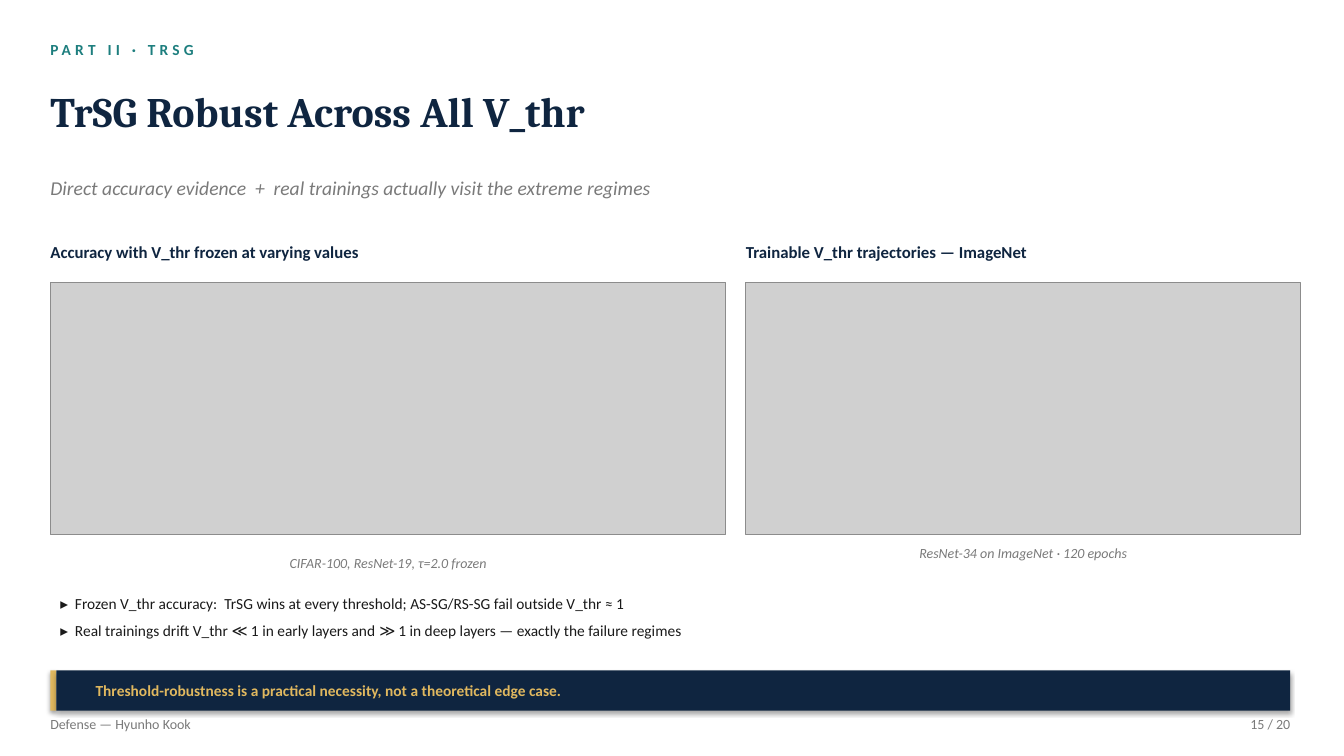
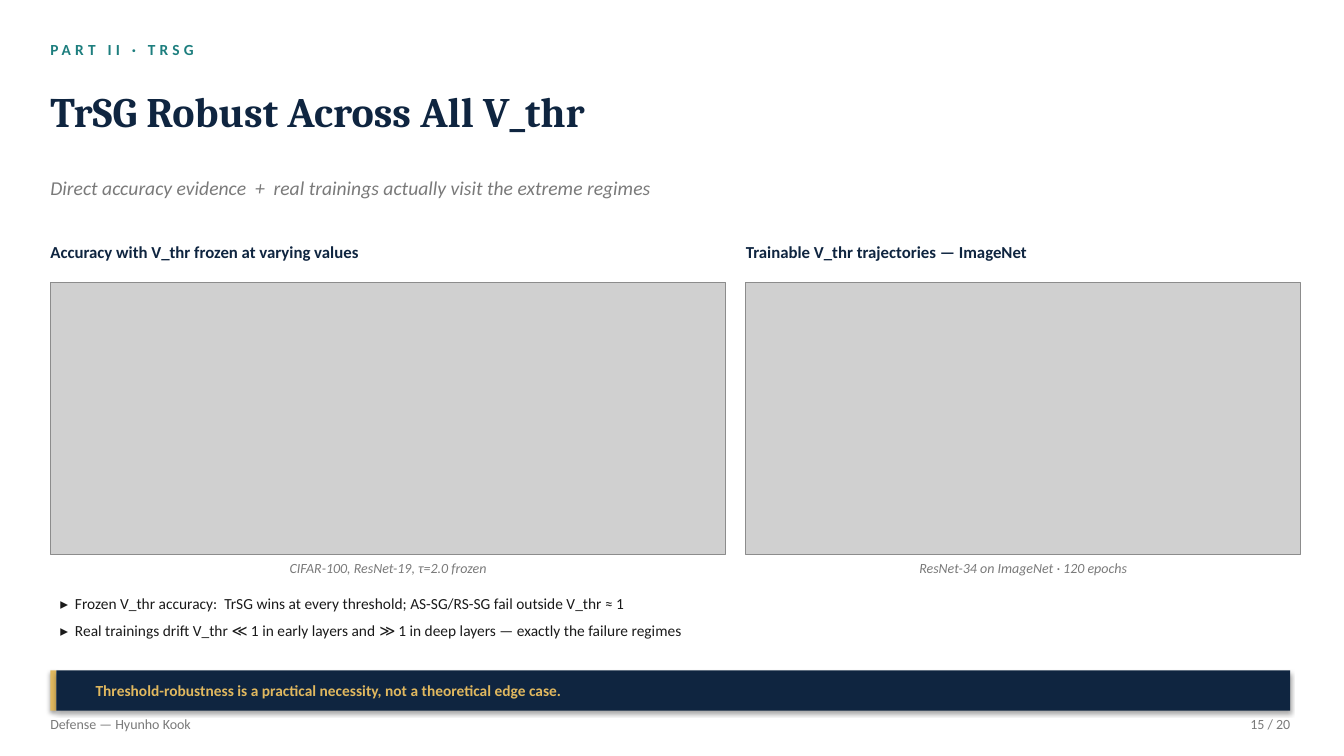
Before and after one commit to kookhh0827/POSTECH_thesis_template_latex, a slide deck: slide 15 of Hyunho_Kook_Master_Defense.pptx. Drawn at 1344x756 pixels with LibreOffice and Linux fonts; fonts in the diff are those of the drawing; grey boxes stand for pictures. Boxes give left, top, right and bottom in pixels: in the first picture for what was removed or moved away, otherwise in the second. Text is boxed around its words. In the diff, an @@ line names an element or a change of style, - is before the commit and + after.

```diff
--- a/Hyunho_Kook_Master_Defense.pptx
+++ b/Hyunho_Kook_Master_Defense.pptx
@@ picture: place and size @@
-picture at (50, 282, 726, 535)
+picture at (50, 282, 726, 555)
@@ picture: place and size @@
-picture at (746, 282, 1301, 534)
+picture at (746, 282, 1301, 555)
@@ text "CIFAR-100, ResNet-19, τ=2.0 frozen": place and size @@
-text "CIFAR-100, ResNet-19, τ=2.0 frozen" at (290, 558, 486, 570)
+text "CIFAR-100, ResNet-19, τ=2.0 frozen" at (290, 563, 486, 575)
@@ text "ResNet-34 on ImageNet · 120 ...": place and size @@
-text "ResNet-34 on ImageNet · 120 ..." at (919, 548, 1127, 561)
+text "ResNet-34 on ImageNet · 120 ..." at (919, 563, 1127, 576)
```
Also in this commit, not shown: 11 other slides changed, 2 other files.
